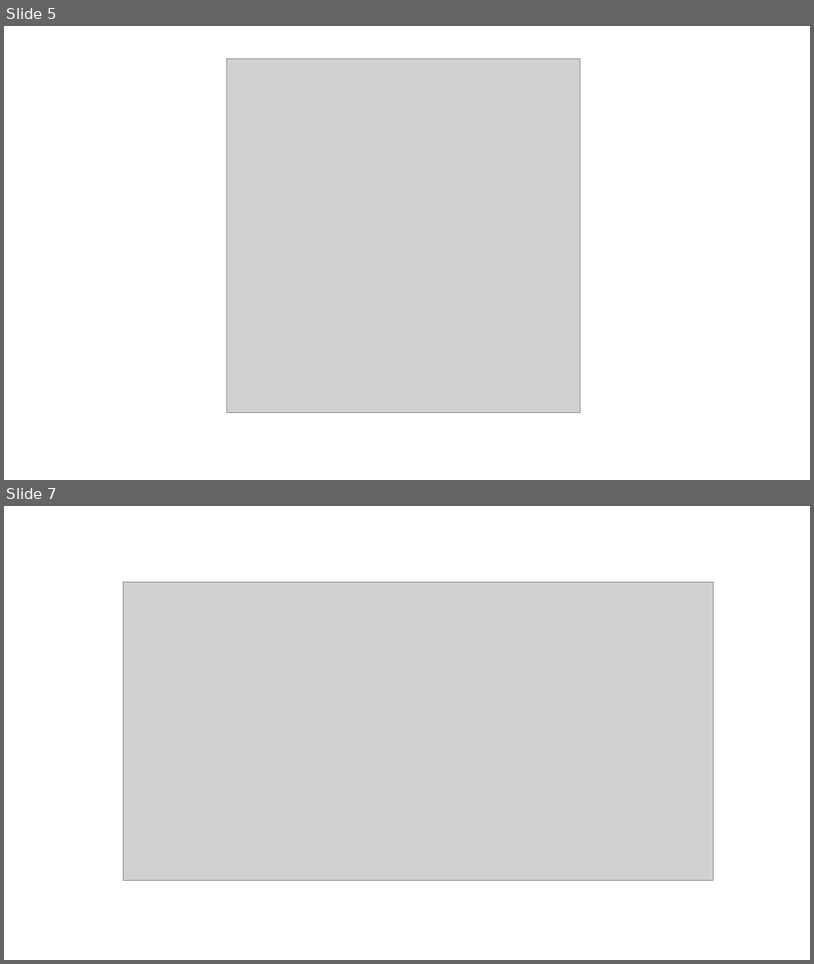
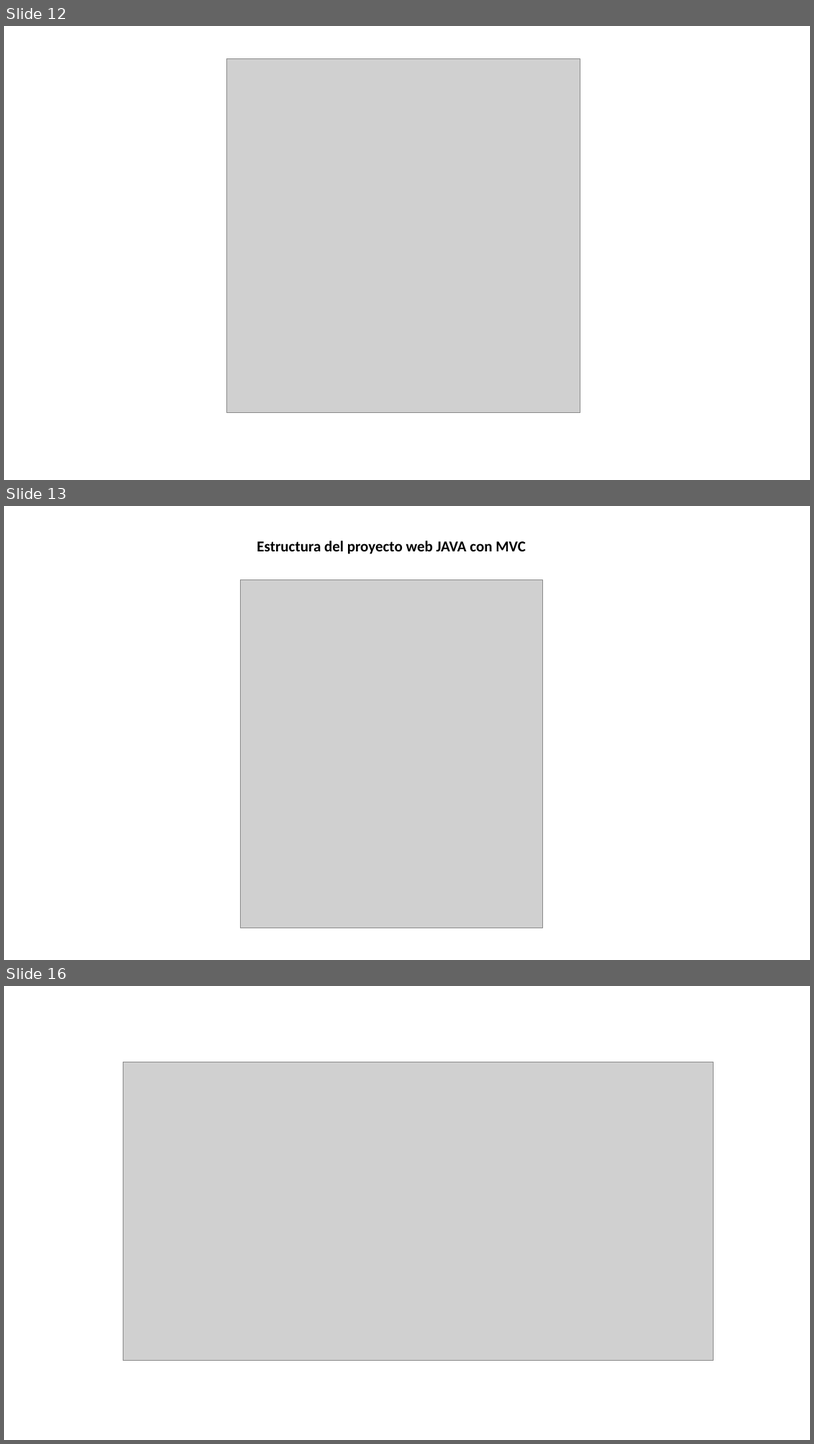
Before and after one commit to DavidLunaF/YoSoyTuCine, a slide deck: DOCUMENTACION PROYECTO/presentacion YSTC.pptx. Shown one above the other, each under a label of ours: slides 5 and 7 before the commit, slides 12, 13 and 16 after it; the slides between them are not shown. The pictures are 814x964 and 814x1444 pixels, drawn with LibreOffice and Linux fonts; fonts in the diff are those of the drawing; grey boxes stand for pictures. Boxes give left, top, right and bottom in pixels: in the first picture for what was removed or moved away, otherwise in the second. Text is boxed around its words. In the diff, an @@ line names an element or a change of style, - is before the commit and + after.

```diff
--- a/DOCUMENTACION PROYECTO/presentacion YSTC.pptx
+++ b/DOCUMENTACION PROYECTO/presentacion YSTC.pptx
@@ slide 13 added at (4, 506, 810, 960), background #FFFFFF @@
@@ text added at (257, 541, 526, 554), 18 pt, text #000000, bold @@
+Estructura del proyecto web JAVA con MVC
@@ picture added at (241, 580, 543, 928) @@
@@ what was slide 5 is now slide 12 @@
@@ what was slide 7 is now slide 16 @@
```
Also in this commit, not shown: 1 slide changed, 18 other slides added, 2 other files.
